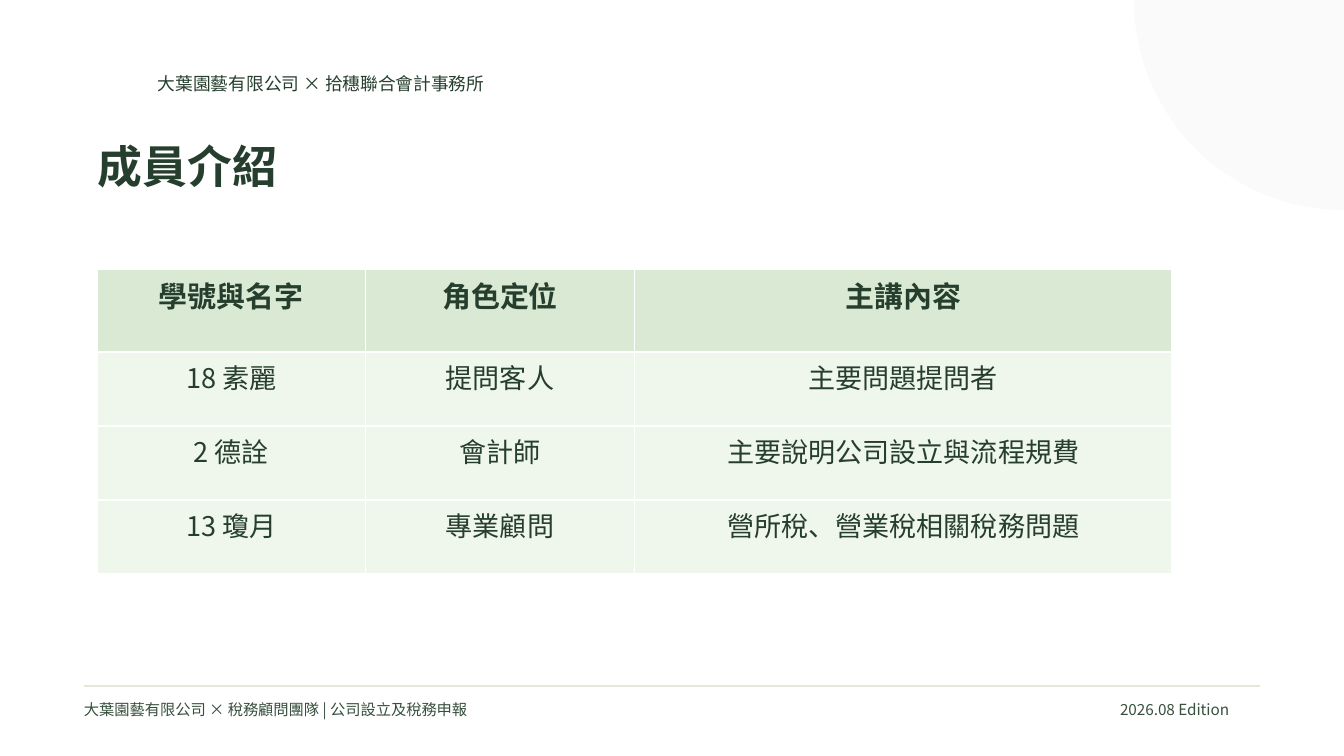
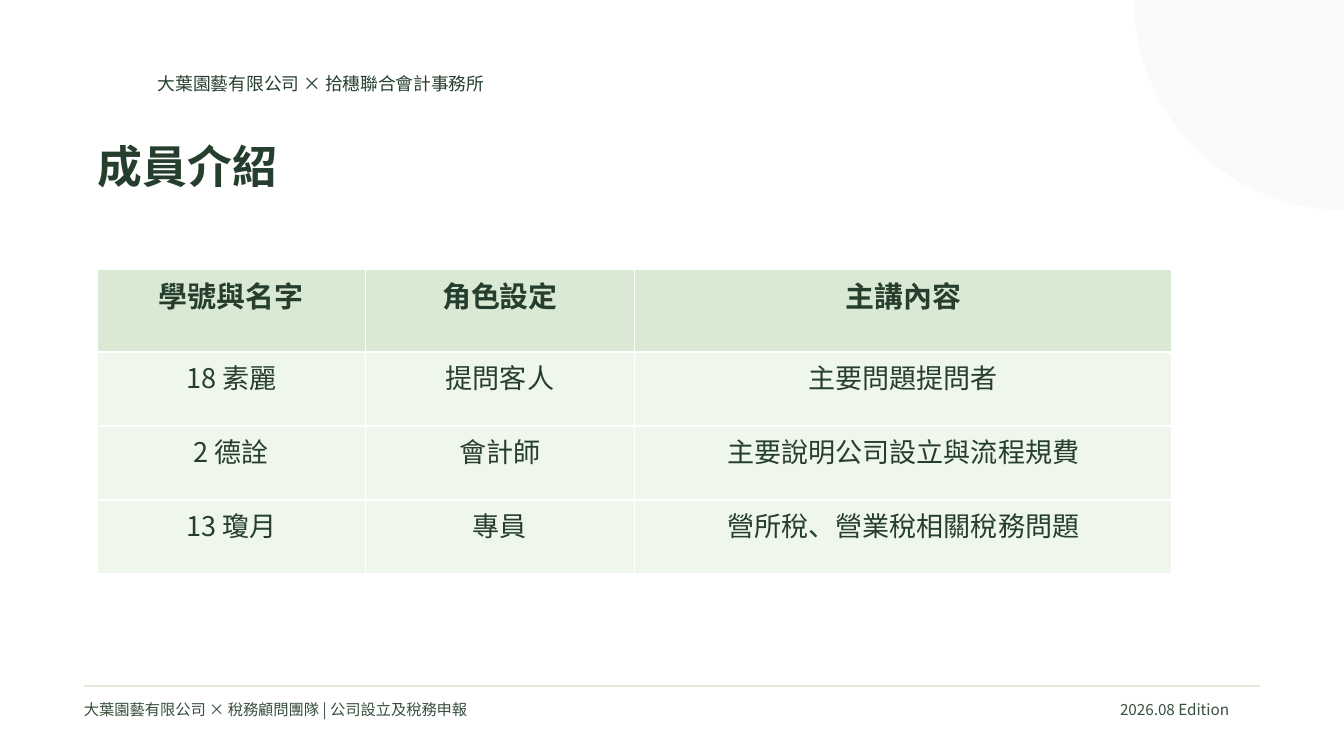
Before and after one commit to qwerty10218/horticulture-tax-case, a slide deck: slide 2 of 08_上台簡報準備/大葉園藝_公司設立與首年稅務規劃_v3_Final.pptx. Drawn at 1344x756 pixels with LibreOffice and Linux fonts; fonts in the diff are those of the drawing. Boxes give left, top, right and bottom in pixels: in the first picture for what was removed or moved away, otherwise in the second. Text is boxed around its words. In the diff, an @@ line names an element or a change of style, - is before the commit and + after.

Commit message:
簡報更新
修正一些用詞、表達

```diff
--- a/08_上台簡報準備/大葉園藝_公司設立與首年稅務規劃_v3_Final.pptx
+++ b/08_上台簡報準備/大葉園藝_公司設立與首年稅務規劃_v3_Final.pptx
@@ table at (97,269,1172,574) @@
-row 1, column 2: 角色定位
+row 1, column 2: 角色設定
-row 4, column 2: 專業顧問
+row 4, column 2: 專員
```
